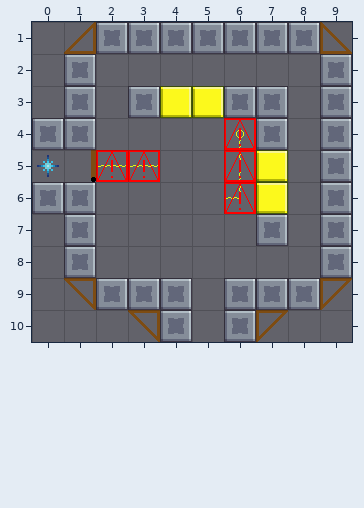
Two states of a Tiled map (JSON), Assets/Level_Editor/TileMap/Room_30.tmj. The first picture shows the starting point.
Cells are 32x32 px. Shown: x 0..9, y 1..10.
After the commit:
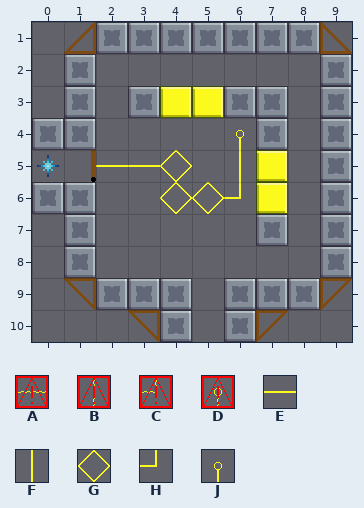
Key: from "tileSet": A 6 "null", B 15 "null", C 27 "null", D 37 "null", E 158 "cable_wire", F 167 "cable_wire", G 168 "cable_connect", H 179 "cable_wire", J 189 "cable_source".
_ is an empty cell, . an unchanged one.
Diff:
--- layer "Overlap"
@@ x 2..6 @@
- 4 ....D
- 5 AA_.B
- 6 ..__C
+ 4 ....J
+ 5 EEG.F
+ 6 ..GGH
